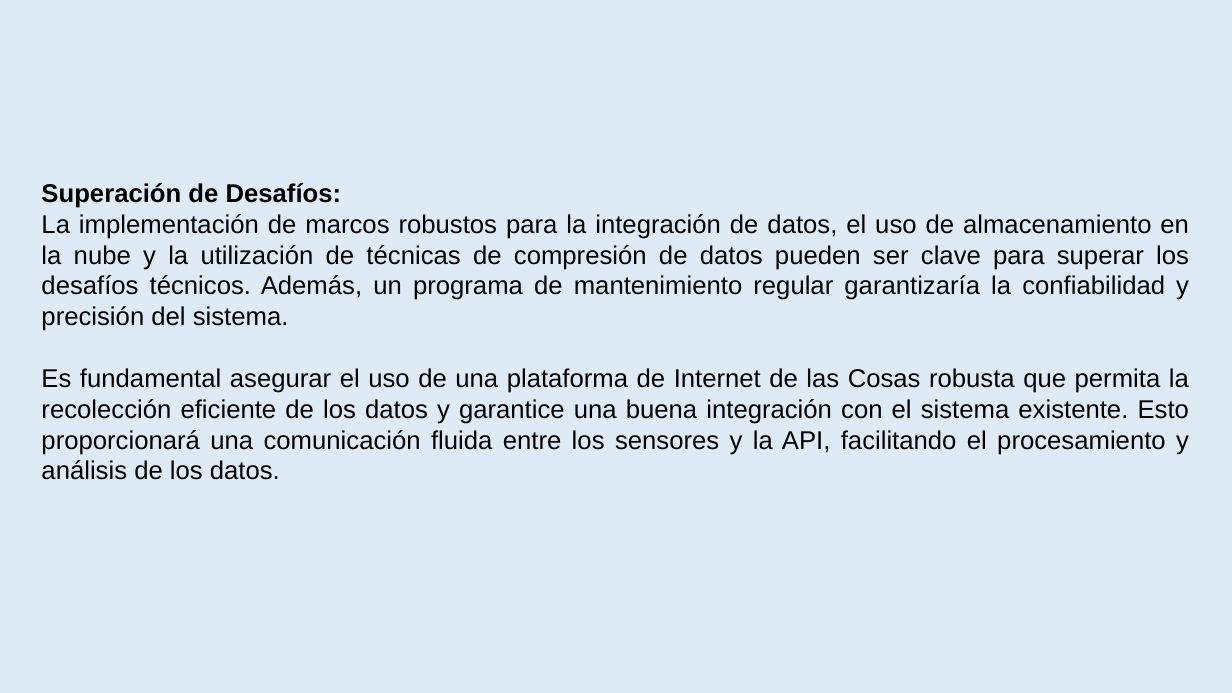
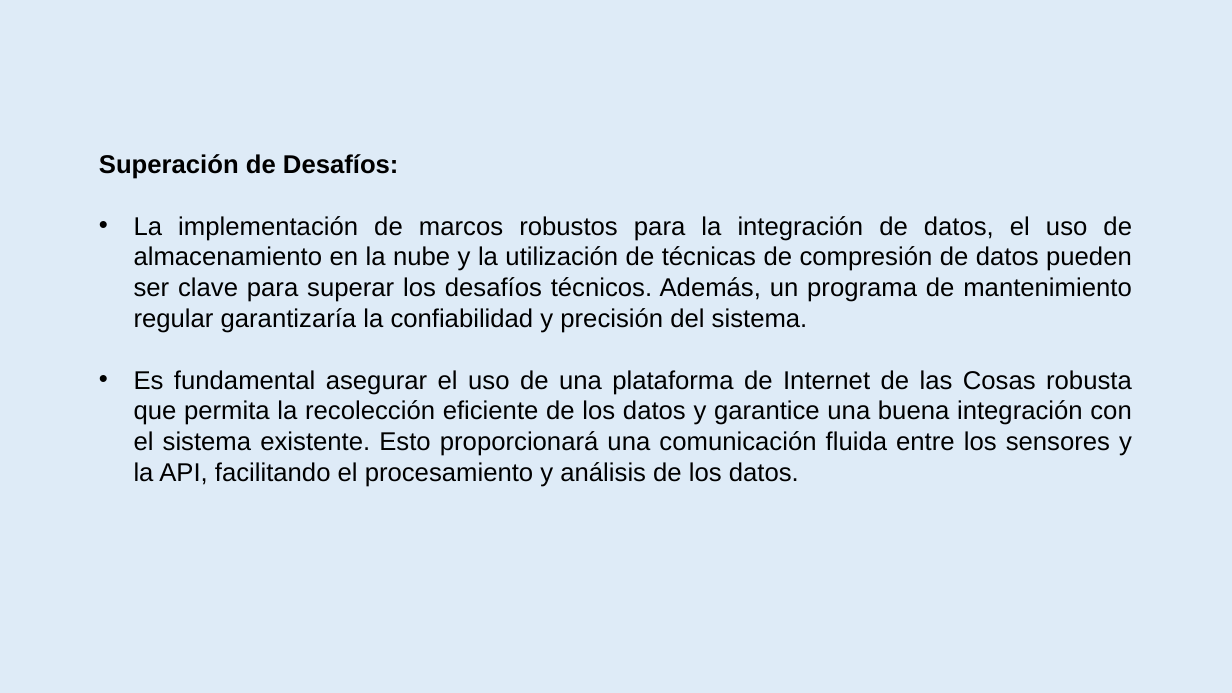
Before and after one commit to amypadron/prower_tesis, a slide deck: slide 65 of Digestión anaerobía.Original.pptx. Drawn at 1232x693 pixels with LibreOffice and Linux fonts; fonts in the diff are those of the drawing. Boxes give left, top, right and bottom in pixels: in the first picture for what was removed or moved away, otherwise in the second. Text is boxed around its words. In the diff, an @@ line names an element or a change of style, - is before the commit and + after.

```diff
--- a/Digestión anaerobía.Original.pptx
+++ b/Digestión anaerobía.Original.pptx
@@ text "Superación de Desafíos:": place and size @@
-text "Superación de Desafíos:" at box(41, 183, 1189, 480)
+text "Superación de Desafíos:" at box(99, 154, 1132, 487)
@@ text at box(134, 216, 1132, 487): bullet none to • @@
```
Also in this commit, not shown: 10 other slides changed.
